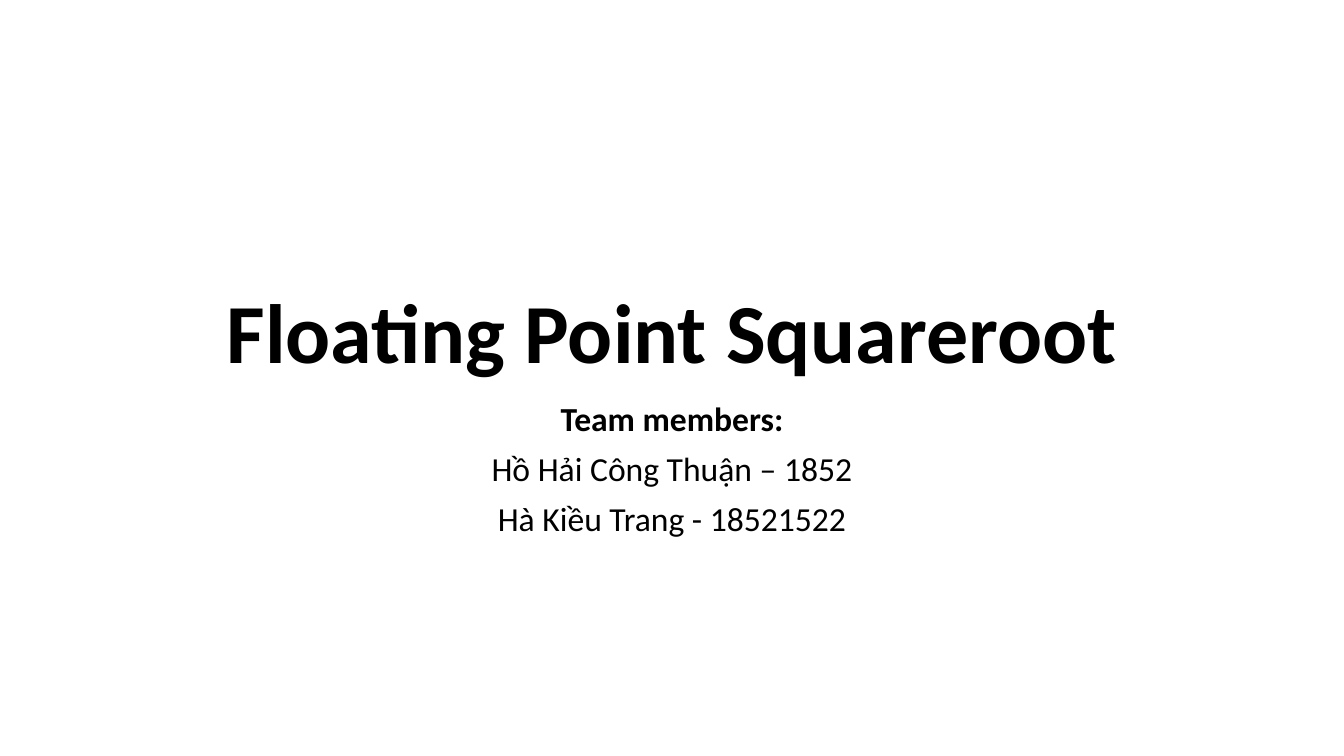
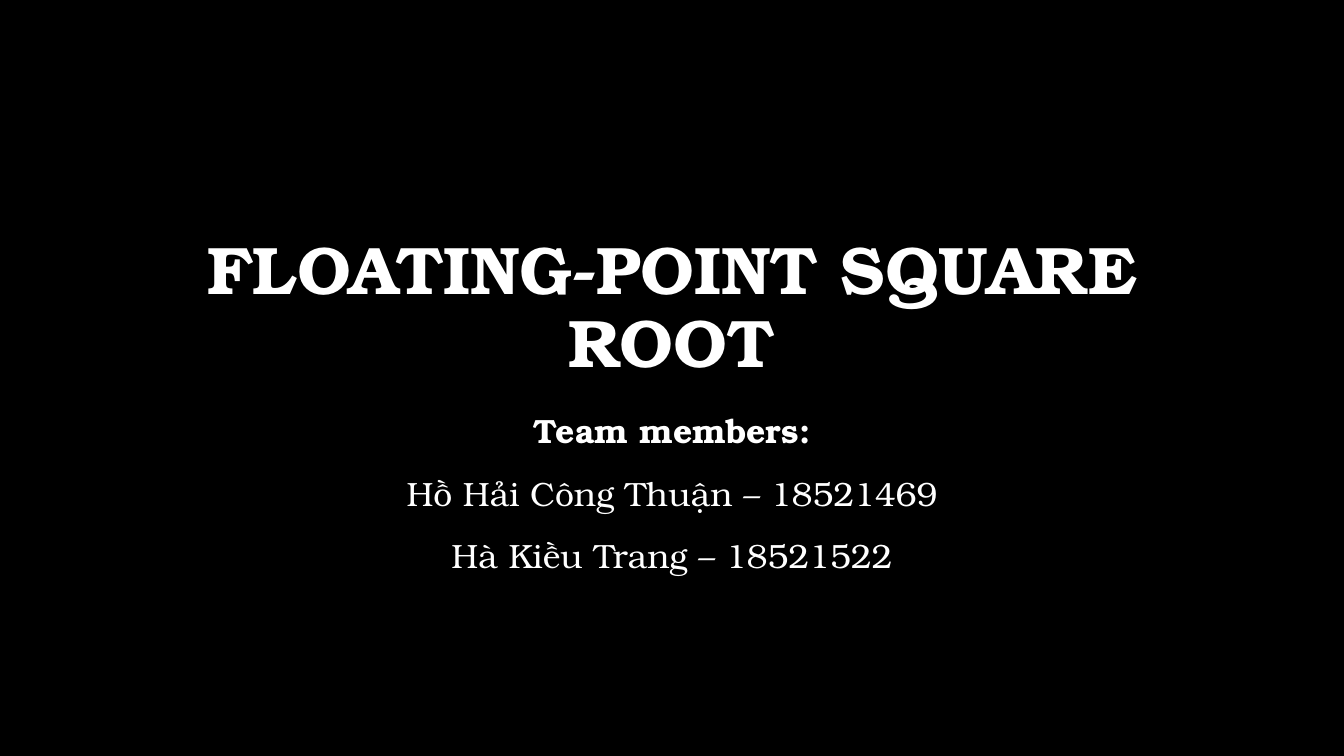
Before and after one commit to hohaicongthuan/Share-To-Other, a slide deck: slide 1 of Group Project/FloatingPointSquareRoot/Floating Point Squareroot.pptx. Drawn at 1344x756 pixels with LibreOffice and Linux fonts; fonts in the diff are those of the drawing; background and template pictures are left out. Boxes give left, top, right and bottom in pixels: in the first picture for what was removed or moved away, otherwise in the second. Text is boxed around its words. In the diff, an @@ line names an element or a change of style, - is before the commit and + after.

```diff
--- a/Group Project/FloatingPointSquareRoot/Floating Point Squareroot.pptx
+++ b/Group Project/FloatingPointSquareRoot/Floating Point Squareroot.pptx
@@ background #FFFFFF to picture (left out) @@
@@ title at <box>207,247,1137,368</box>: text changed; size 60 to 48 pt; font Calibri to TeX Gyre Bonum; text colour #000000 to #FFFFFF @@
-Floating Point Squareroot
+FLOATING-POINT SQUARE ROOT
@@ subtitle "Team members:": place and size @@
-subtitle "Team members:" at <box>492,407,852,537</box>
+subtitle "Team members:" at <box>407,418,938,576</box>
@@ subtitle at <box>533,418,811,444</box>: font Calibri to TeX Gyre Bonum, text colour #000000 to #FFFFFF in "Team members:"; line spacing 0.9 to 1.2 @@
@@ subtitle at <box>407,480,938,576</box>: text changed; font Calibri to TeX Gyre Bonum; text colour #000000 to #FFFFFF @@
-Hồ Hải Công Thuận – 1852
-Hà Kiều Trang - 18521522
+Hồ Hải Công Thuận – 18521469
+Hà Kiều Trang – 18521522
```
Also in this commit, not shown: 21 other slides changed, 1 slide added.
